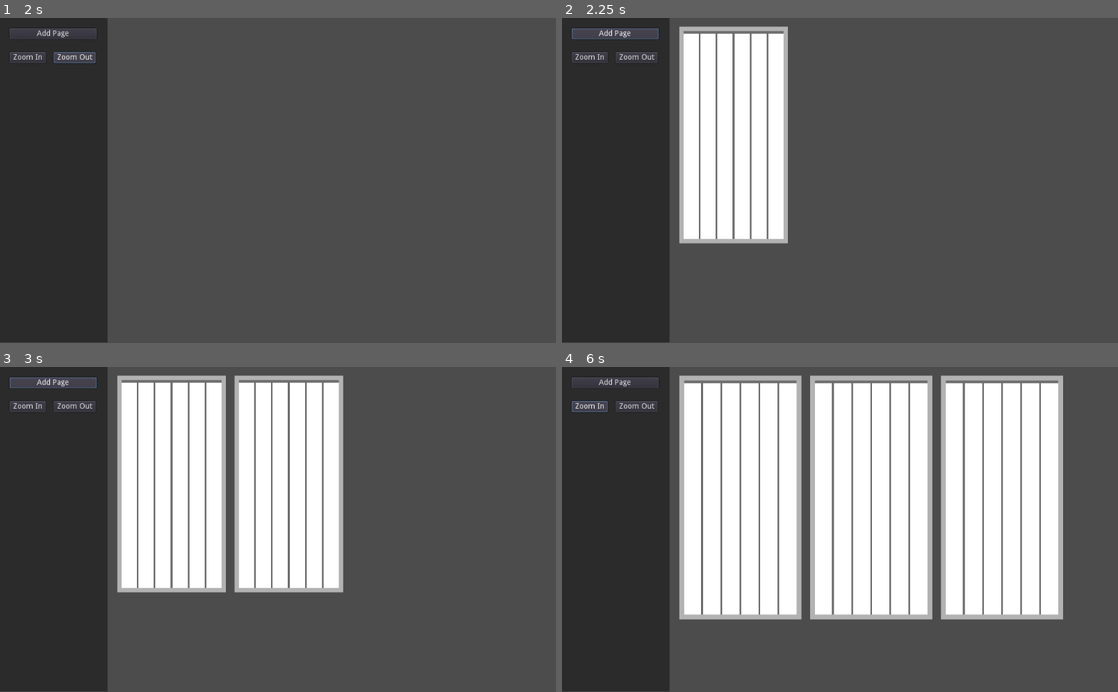
Above: before the commit, frames 1-4 (two rows, left to right).
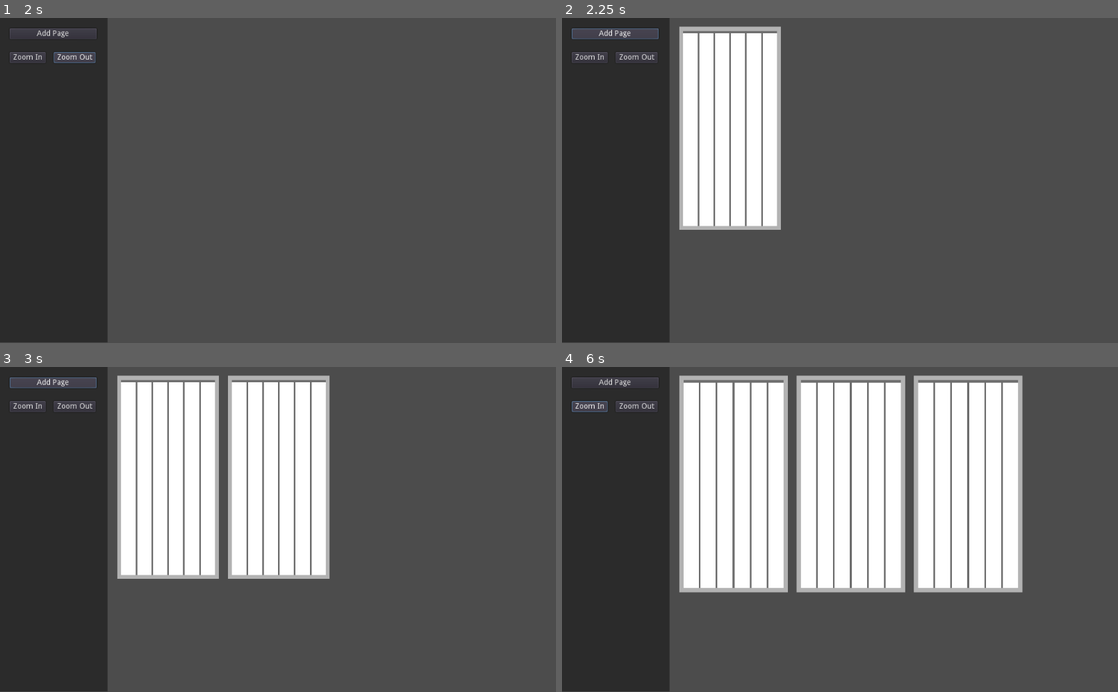
Above: after the commit, the same moments.

Repository: majormunky/GodotPageLayout
Game: Godot game, scene res://App.tscn
The game is run twice, just before and just after one commit, with the same random seed, the same clock (stepped at 60 frames per second) and the same inputs.
Inputs:
- Up to frame 1 (2 s): click "Zoom In" at 0.5 s; click "Zoom Out" at 1.25 s
- Up to frame 2 (2.25 s): click "Add Page" at 2 s
- Up to frame 3 (3 s): click "Add Page" at 2.75 s
- Up to frame 4 (6 s): click "Zoom In" at 3.5 s; click "Zoom Out" at 4.25 s; click "Add Page" at 5 s; click "Zoom In" at 5.75 s

Frame 1 is identical in both runs. In frame 2, 4.5% of the frame differs, in the area x 21-41%, y 2-70%; in frame 3, 11%; in frame 4, 25%, in the area x 21-91%, y 2-78%.

Commit message:
Added a min and max zoom limit

Diff:
--- a/App.gd
+++ b/App.gd
@@ -9,6 +9,9 @@
 const padding = 16
 var current_page_pos = Vector2()
 var scale = 0.75
+
+const MIN_ZOOM = 0.5
+const MAX_ZOOM = 1.1
 
 
 func _ready():
@@ -47,8 +50,15 @@
 
 func _on_ZoomInButton_pressed():
 	scale += 0.05
+	if scale > MAX_ZOOM:
+		scale = MAX_ZOOM
+	print("Current Scale: ", scale)
 	update_page_zoom()
 
 
 func _on_ZoomOutButton2_pressed():
-	pass # Replace with function body.
+	scale -= 0.05
+	if scale < MIN_ZOOM:
+		scale = MIN_ZOOM
+	print("Current Scale: ", scale)
+	update_page_zoom()
